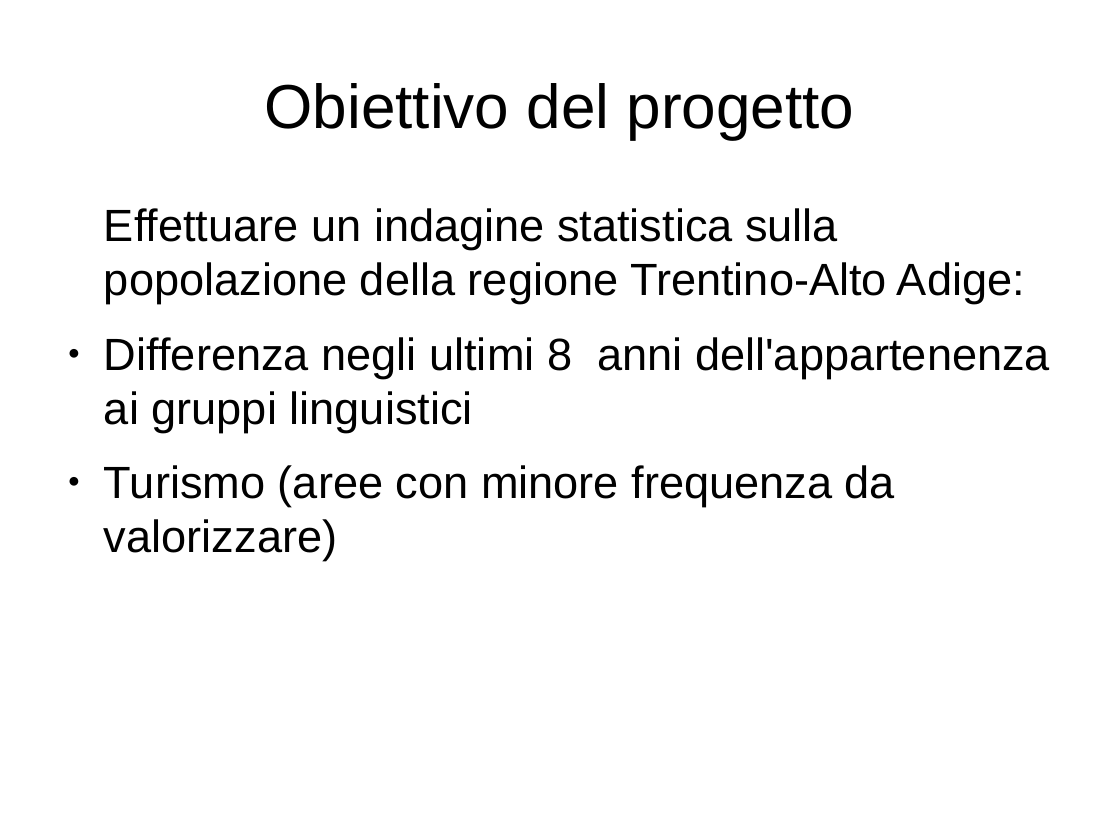
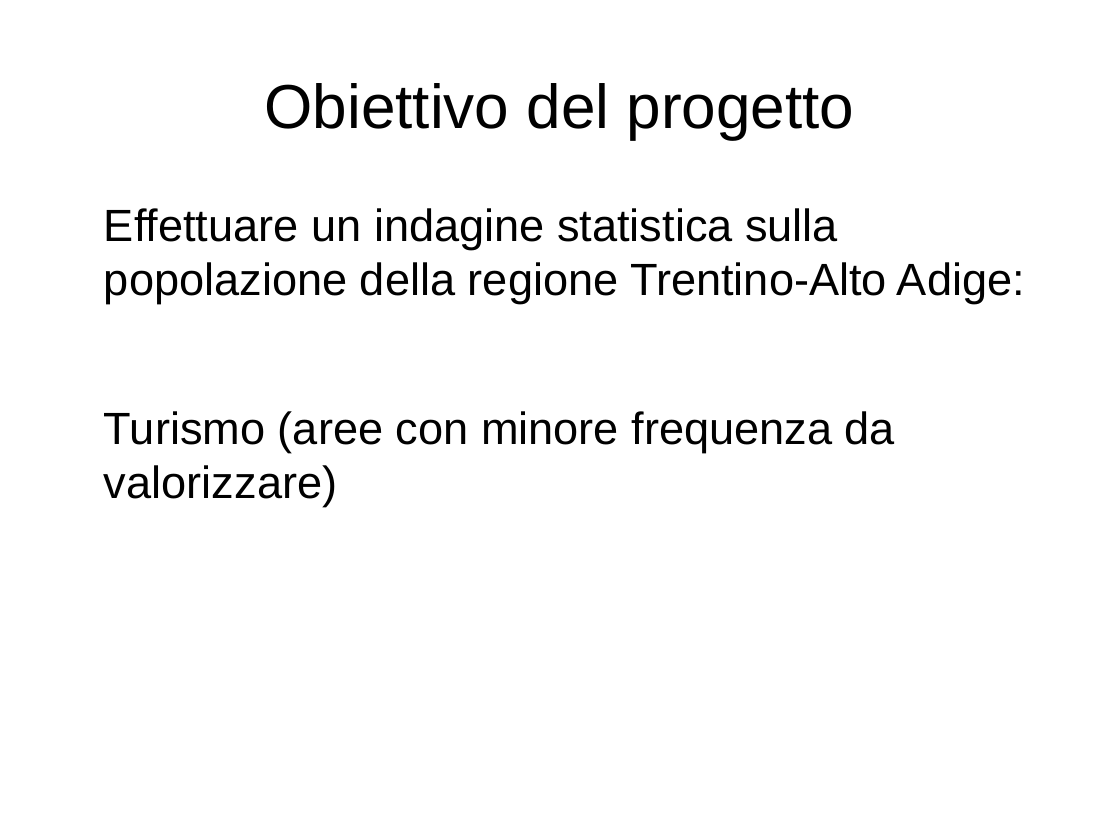
Before and after one commit to MascioSpam/esame_bdt, a slide deck: slide 2 of relazione.odp. Drawn at 1120x840 pixels with LibreOffice and Linux fonts; fonts in the diff are those of the drawing. Boxes give left, top, right and bottom in pixels: in the first picture for what was removed or moved away, otherwise in the second. Text is boxed around its words. In the diff, an @@ line names an element or a change of style, - is before the commit and + after.

```diff
--- a/relazione.odp
+++ b/relazione.odp
@@ text at box(104, 337, 1050, 432): paragraph removed @@
-● Differenza negli ultimi 8 anni dell'appartenenza ai gruppi linguistici
@@ text at box(104, 411, 895, 507): bullet ● to none @@
```
Also in this commit, not shown: 1 other slide changed, 8 slides added, 1 slide removed, 16 other files.
